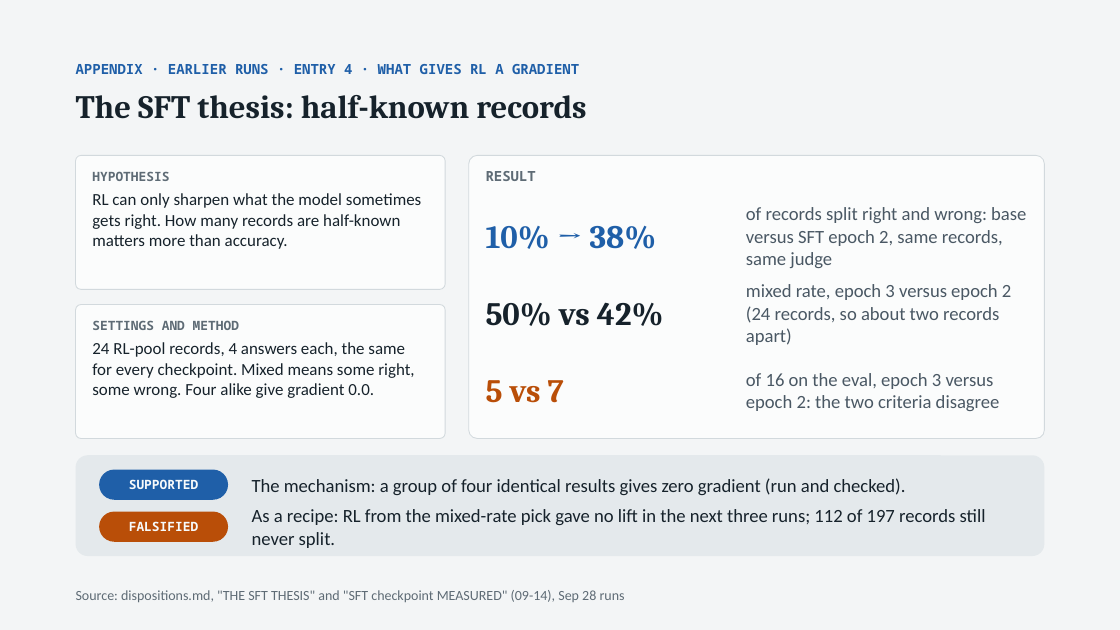
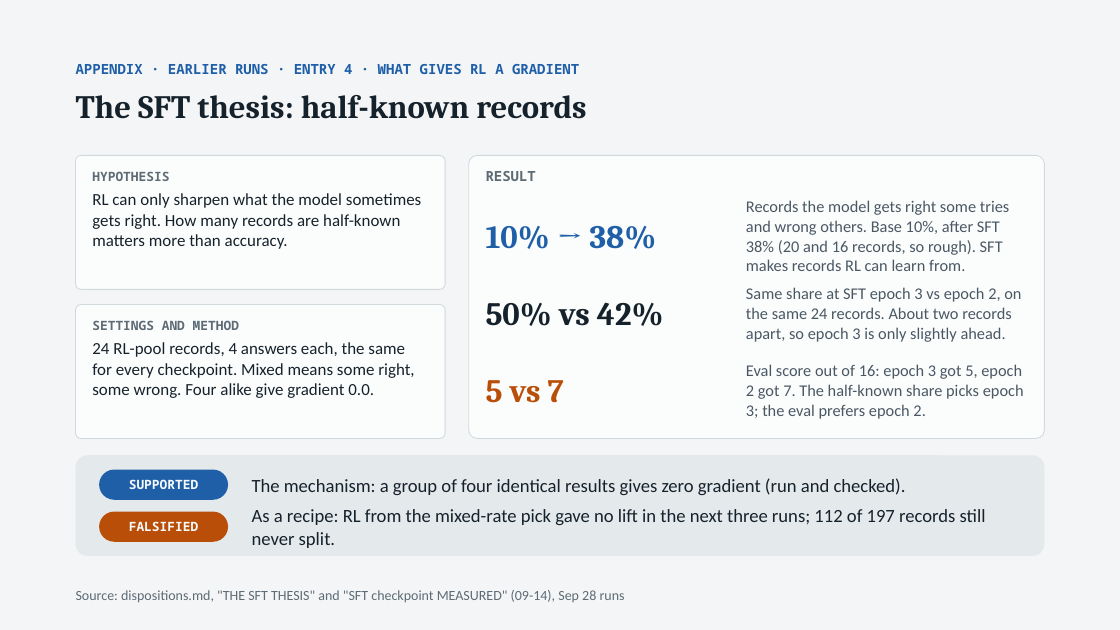
Before and after one commit to thistleknot/rl_v2_share, a slide deck: slide 18 of docs/RL_V2_rl.pptx. Drawn at 1120x630 pixels with LibreOffice and Linux fonts; fonts in the diff are those of the drawing. Boxes give left, top, right and bottom in pixels: in the first picture for what was removed or moved away, otherwise in the second. Text is boxed around its words. In the diff, an @@ line names an element or a change of style, - is before the commit and + after.

```diff
--- a/docs/RL_V2_rl.pptx
+++ b/docs/RL_V2_rl.pptx
@@ text at bbox=[746, 200, 1009, 271]: text changed; size 16 to 14 pt @@
-of records split right and wrong: base versus SFT epoch 2, same records, same judge
+Records the model gets right some tries and wrong others. Base 10%, after SFT 38% (20 and 16 records, so rough). SFT makes records RL can learn from.
@@ text at bbox=[746, 287, 1021, 342]: text changed; size 16 to 14 pt @@
-mixed rate, epoch 3 versus epoch 2 (24 records, so about two records apart)
+Same share at SFT epoch 3 vs epoch 2, on the same 24 records. About two records apart, so epoch 3 is only slightly ahead.
@@ text at bbox=[746, 364, 1024, 419]: text changed; size 16 to 14 pt @@
-of 16 on the eval, epoch 3 versus epoch 2: the two criteria disagree
+Eval score out of 16: epoch 3 got 5, epoch 2 got 7. The half-known share picks epoch 3; the eval prefers epoch 2.
```
